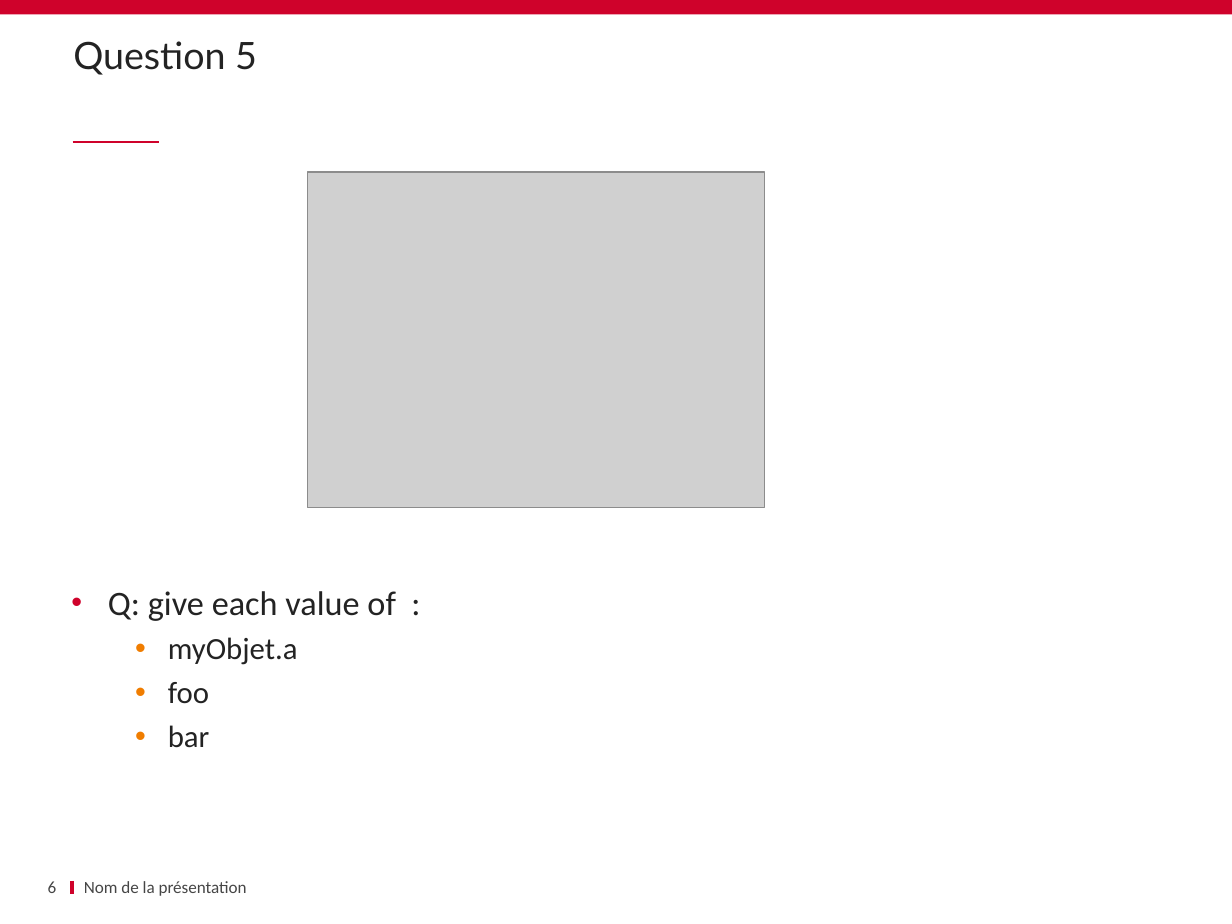
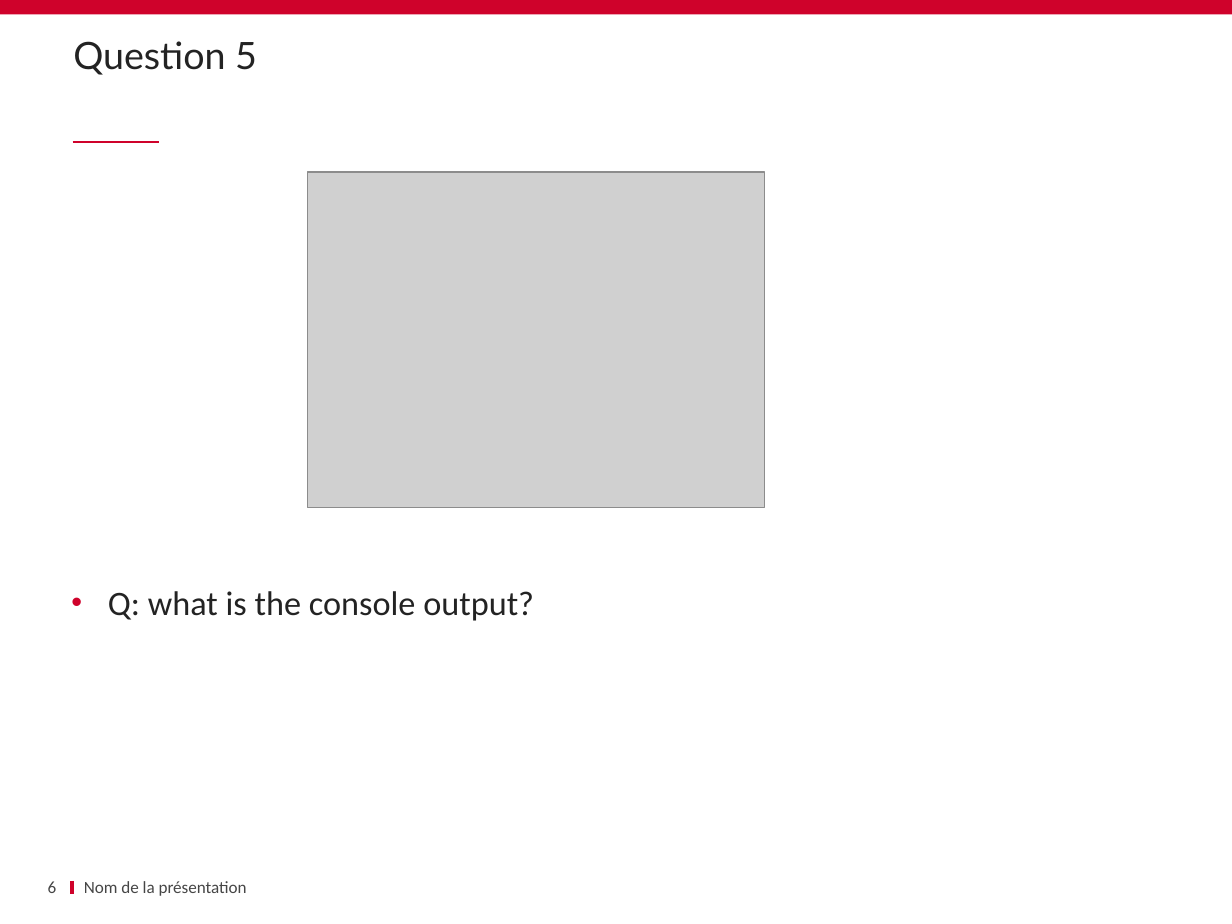
Before and after one commit to schassande/formation-angularjs1, a slide deck: slide 6 of Jour1/02 QCM/JS QCM.pptx. Drawn at 1232x924 pixels with LibreOffice and Linux fonts; fonts in the diff are those of the drawing; grey boxes stand for pictures; background and template pictures are left out. Boxes give left, top, right and bottom in pixels: in the first picture for what was removed or moved away, otherwise in the second. Text is boxed around its words. In the diff, an @@ line names an element or a change of style, - is before the commit and + after.

```diff
--- a/Jour1/02 QCM/JS QCM.pptx
+++ b/Jour1/02 QCM/JS QCM.pptx
@@ text at bbox=[108, 591, 534, 621]: text changed @@
-• Q: give each value of :
-  • myObjet.a
-  • foo
-  • bar
+• Q: what is the console output?
```
Also in this commit, not shown: 9 other slides changed, 10 other files.
